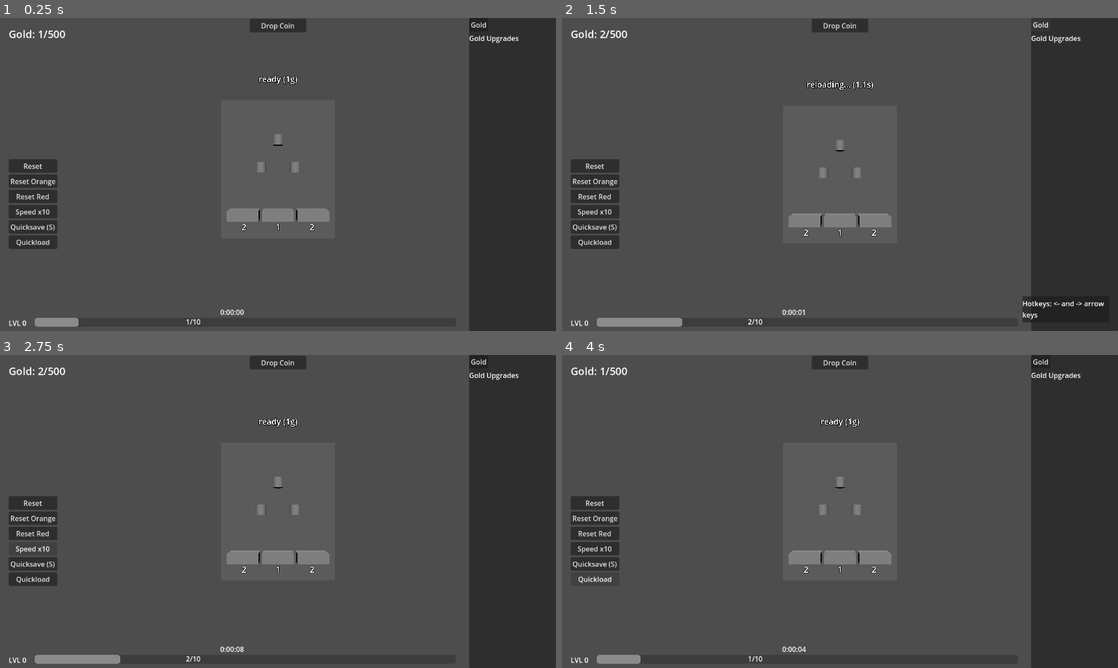
Above: before the commit, frames 1-4 (two rows, left to right).
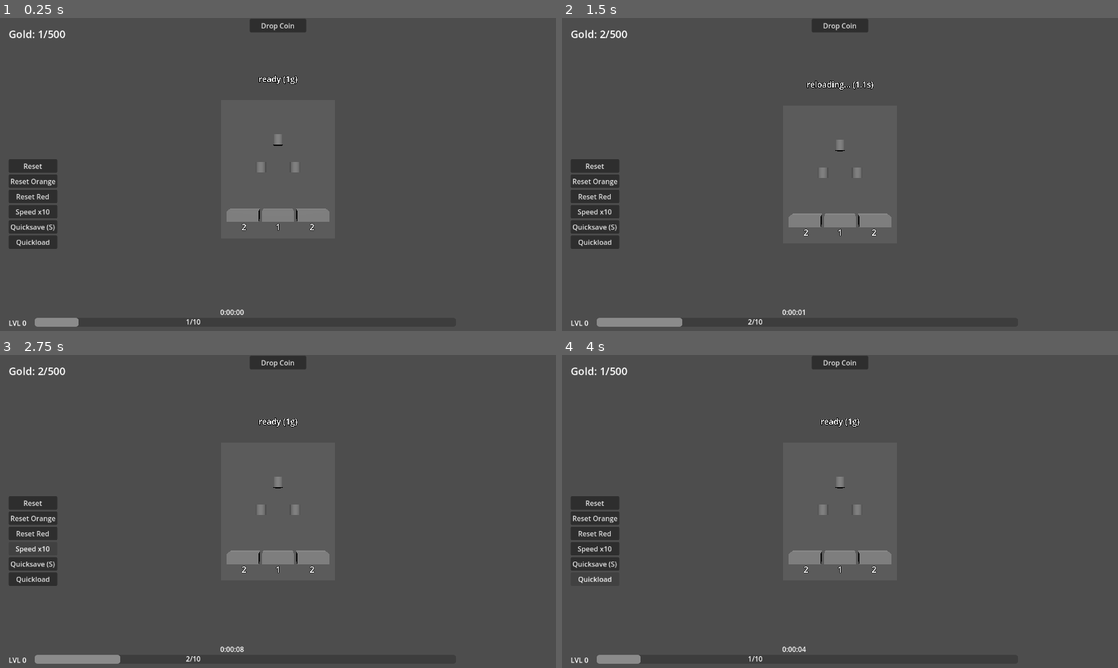
Above: after the commit, the same moments.

Repository: kjbrown-sandbox/pleenko
Game: Godot game, scene res://scenes/main.tscn
Two runs of this game, one before a commit and one after it. Both use one fixed random seed, a clock stepped at 60 frames per second and the inputs below.
Inputs (mouse positions are in pixels of both pictures, inside the frame that each line leads up to):
- Up to frame 1 (0.25 s): no input
- Up to frame 2 (1.5 s): tap Enter at 0.5 s; move the mouse to (962, 158) at 0.52 s; hold Right 0.53-1.25 s; hold Space (drop_coin) 0.53-1.25 s; click (962, 158) at 0.67 s; click (1040, 24) at 1.25 s, where only the run before the commit has a clickable "Gold"
- Up to frame 3 (2.75 s): click "Speed x10" at 2 s
- Up to frame 4 (4 s): click "Drop Coin" at 2.75 s; click "Reset" at 3.5 s

The runs differ from the first frame. In frame 1, 16% of the frame differs, in the area x 84-100%, y 0-100%; in frame 2, 16%; in frame 3, 16%; in frame 4, 16%.

Commit message:
Bucket value cap is 7, show shop on level up

Diff:
--- a/scripts/main.gd
+++ b/scripts/main.gd
@@ -38,7 +38,7 @@
 
 # --- Gold upgrade caps (raised by orange) ---
 var gold_row_cap: int = 6
-var bucket_value_cap: int = 5
+var bucket_value_cap: int = 7
 var drop_rate_cap: int = 5
 var autodropper_cap: int = 10
 
@@ -52,13 +52,13 @@
 var orange_bucket_value_cost: int = 10
 var orange_bucket_value_delta: int = 5
 var orange_bucket_value_level: int = 0
-var orange_bucket_value_cap: int = 10
+var orange_bucket_value_cap: int = 7
 
 # --- Red panel upgrades (same costs as gold/orange, red currency) ---
 var red_bucket_value_cost: int = 10
 var red_bucket_value_delta: int = 5
 var red_bucket_value_level: int = 0
-var red_bucket_value_cap: int = 5
+var red_bucket_value_cap: int = 7
 var red_drop_rate_cost: int = 10
 var red_drop_rate_delta: int = 20
 var red_drop_rate_level: int = 0
@@ -1645,6 +1645,8 @@
 
 	# Perform the action for this level
 	match entry["action"]:
+		"shop":
+			ui.show_upgrade_panel()
 		"orange_ball":
 			_add_to_gold_queue(3)
 		"orange_buckets":
@@ -2153,6 +2155,8 @@
 		ui.show_unrefined_red()
 		ui.show_drop_unrefined_red_button()
 		ui.update_unrefined_red(unrefined_red)
+	if player_level >= 1:
+		ui.show_upgrade_panel()
 	ui.update_coins(coin_total, coin_max)
 	if orange_board_unlocked:
 		ui.update_orange_coins(orange_coin_total, orange_coin_max)
--- a/scripts/ui.gd
+++ b/scripts/ui.gd
@@ -24,6 +24,7 @@
 @onready var game_timer_label: Label = $GameTimerLabel
 @onready var level_progress_bar: ProgressBar = $LevelProgressBar
 @onready var level_progress_label: Label = $LevelProgressLabel
+@onready var upgrade_panel: PanelContainer = $UpgradePanel
 @onready var header_label: Label = $UpgradePanel/VBoxContainer/HeaderLabel
 @onready var level_label: Label = $UpgradePanel/VBoxContainer/LevelLabel
 @onready var upgrade_list: VBoxContainer = $UpgradePanel/VBoxContainer/UpgradeList
@@ -66,6 +67,7 @@
 
 
 func _ready() -> void:
+	upgrade_panel.visible = false
 	gold_tab.pressed.connect(func(): board_tab_selected.emit(0))    # GOLD
 	orange_tab.pressed.connect(func(): board_tab_selected.emit(1))  # ORANGE
 	red_tab.pressed.connect(func(): board_tab_selected.emit(2))     # RED
@@ -377,6 +379,10 @@
 ##   "cost_text": String — cost/info label text
 ##   "cap_action": String (optional) — action name for "+" cap-raise button
 ##   "cap_hover": String (optional) — hover text for cap cost label
+func show_upgrade_panel() -> void:
+	upgrade_panel.visible = true
+
+
 func show_upgrades_for_board(header: String, upgrades: Array[Dictionary]) -> void:
 	header_label.text = header
 
